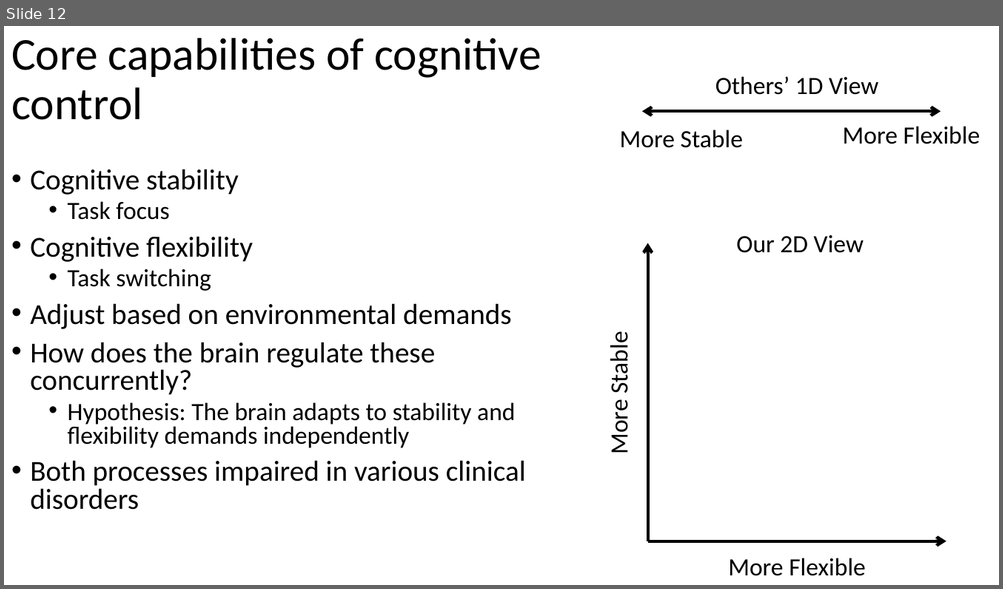
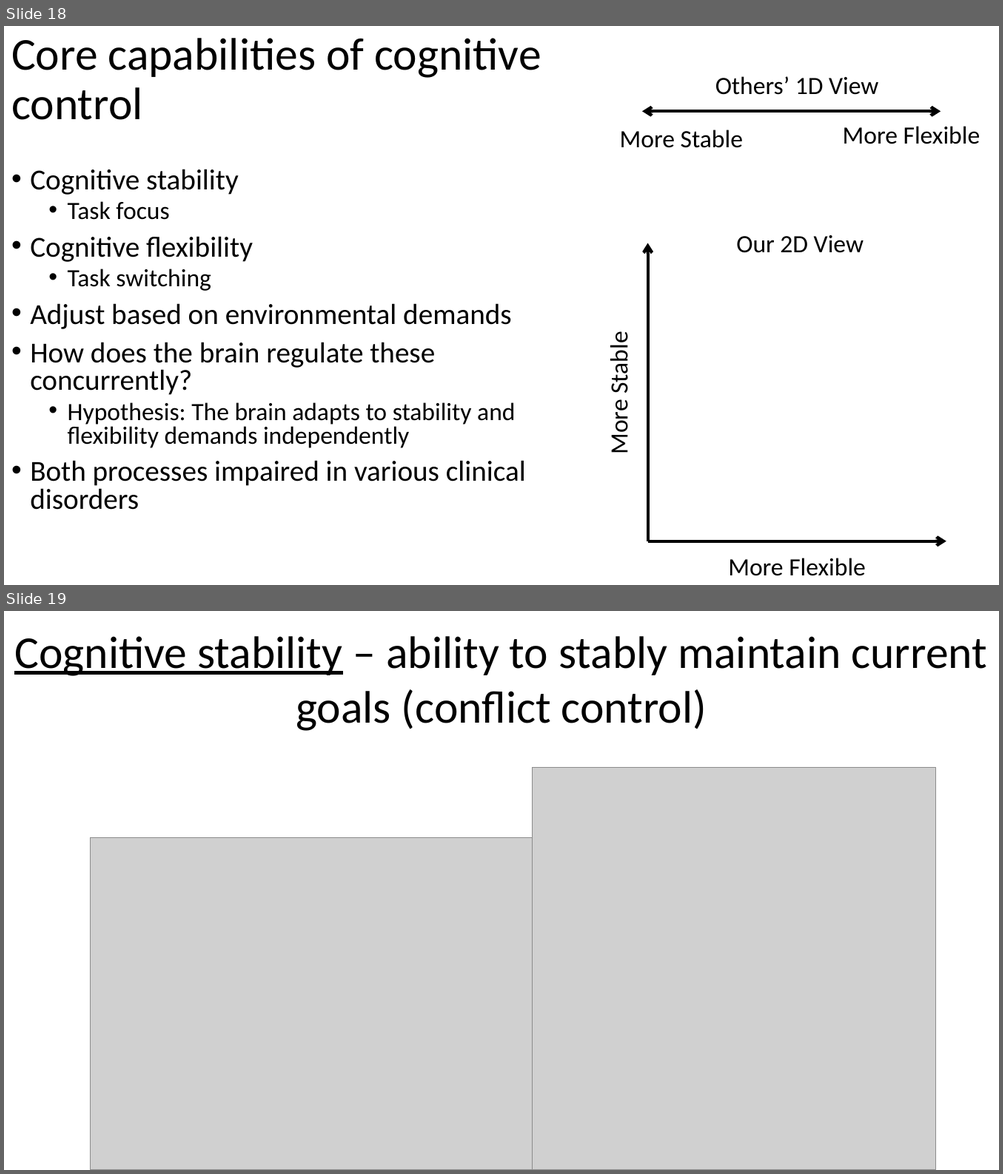
Before and after one commit to jimzhang629/third_year_talk, a slide deck: thirdYearTalk_JZ1.pptx. Shown one above the other, each under a label of ours: slide 12 before the commit, slides 18 and 19 after it. The pictures are 1003x589 and 1003x1174 pixels, drawn with LibreOffice and Linux fonts; fonts in the diff are those of the drawing; grey boxes stand for pictures. Boxes give left, top, right and bottom in pixels: in the first picture for what was removed or moved away, otherwise in the second. Text is boxed around its words. In the diff, an @@ line names an element or a change of style, - is before the commit and + after.

```diff
--- a/thirdYearTalk_JZ1.pptx
+++ b/thirdYearTalk_JZ1.pptx
@@ slide 19 added at [4, 611, 999, 1170], background #FFFFFF @@
@@ text added at [14, 636, 987, 731], 44 pt, text #000000 @@
+Cognitive stability – ability to stably maintain current goals (conflict control)
@@ picture added at [532, 767, 936, 1170] @@
@@ picture added at [91, 838, 532, 1170] @@
@@ what was slide 12 is now slide 18 @@
```
Also in this commit, not shown: 10 other slides added.
